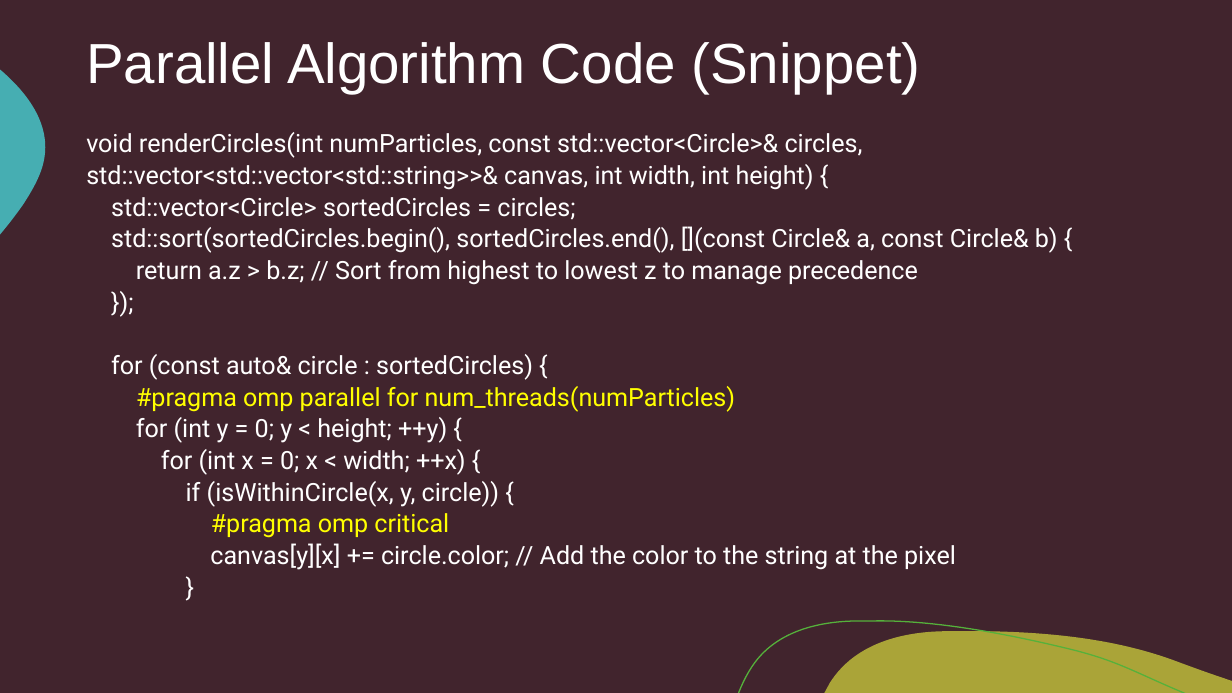
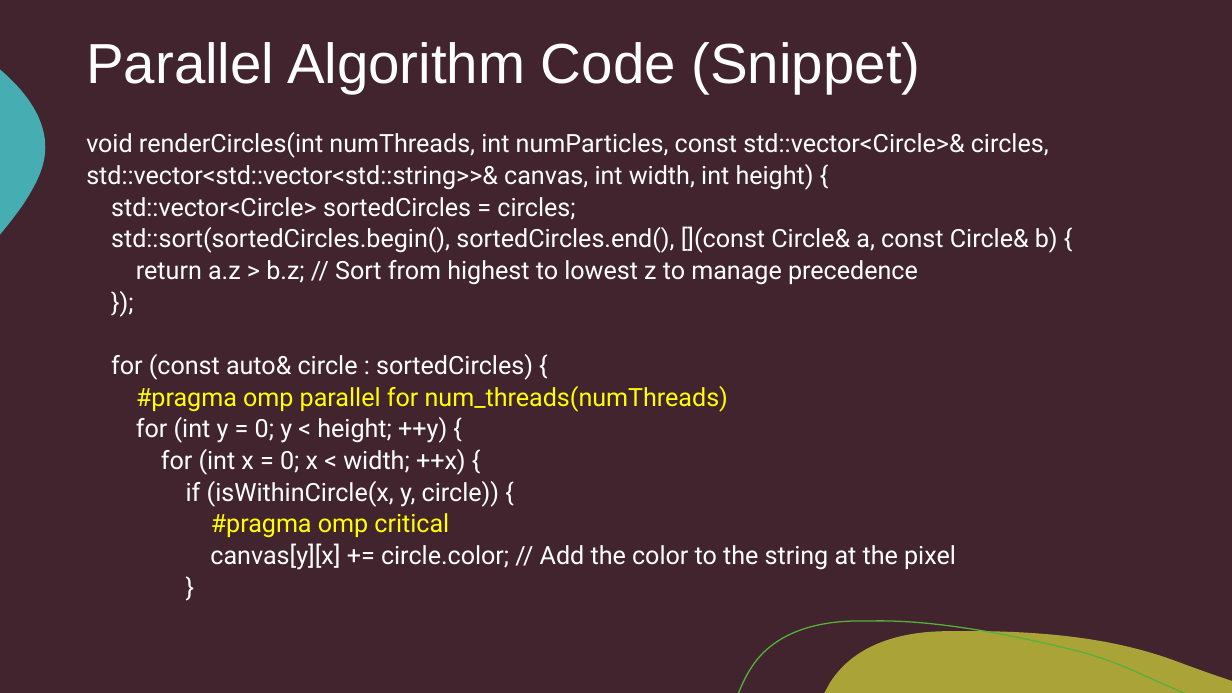
Before and after one commit to R-Marconi01/Renderer, a slide deck: slide 7 of Renderer.pptx. Drawn at 1232x693 pixels with LibreOffice and Linux fonts; fonts in the diff are those of the drawing. Boxes give left, top, right and bottom in pixels: in the first picture for what was removed or moved away, otherwise in the second. Text is boxed around its words. In the diff, an @@ line names an element or a change of style, - is before the commit and + after.

```diff
--- a/Renderer.pptx
+++ b/Renderer.pptx
@@ text at [86, 132, 1049, 190]: text changed @@
-void renderCircles(int numParticles, const std::vector<Circle>& circles, std::vector<std::vector<std::string>>& canvas, int width, int height) {
+void renderCircles(int numThreads, int numParticles, const std::vector<Circle>& circles, std::vector<std::vector<std::string>>& canvas, int width, int height) {
@@ text at [136, 386, 728, 412]: text changed @@
-#pragma omp parallel for num_threads(numParticles)
+#pragma omp parallel for num_threads(numThreads)
```
Also in this commit, not shown: 1 other slide changed.
